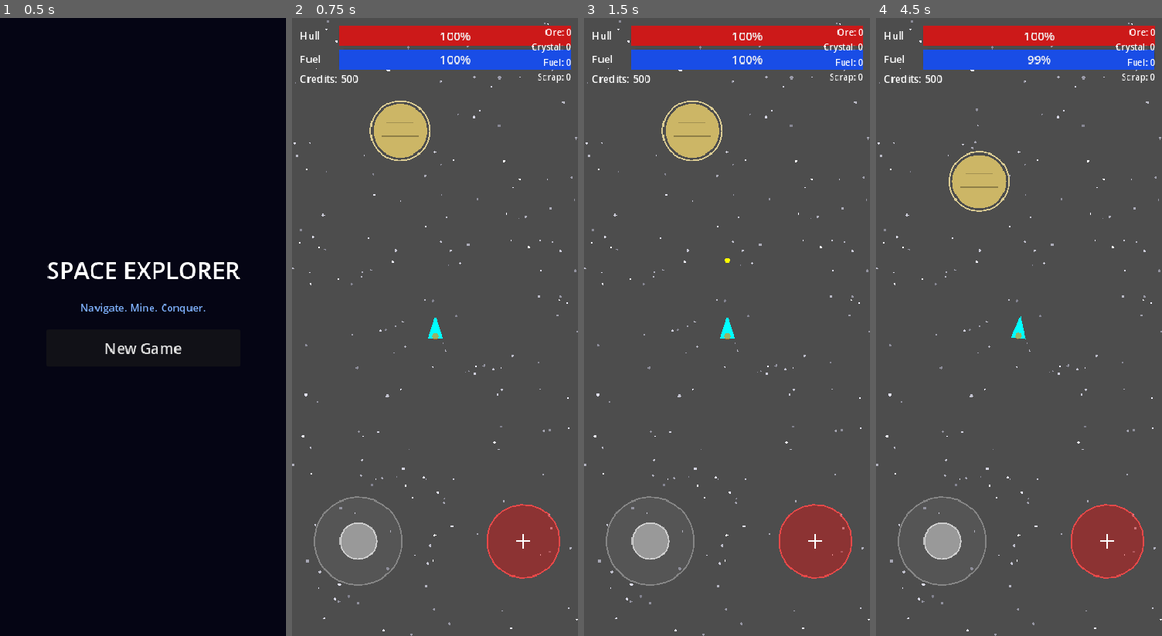
Above: before the commit, frames 1-4 (left to right).
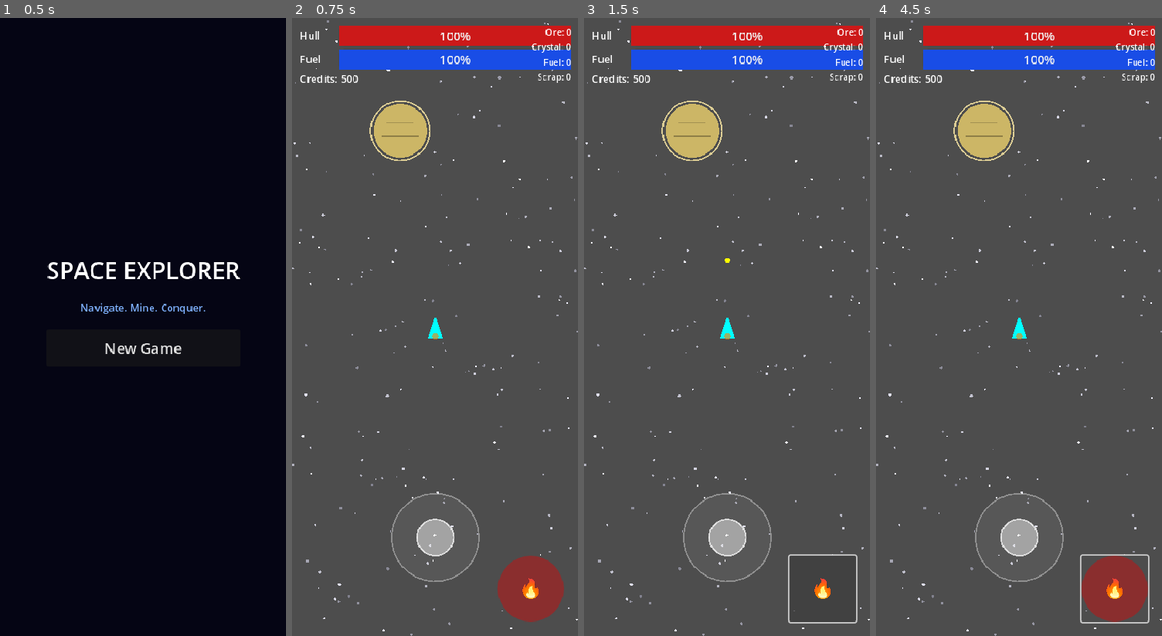
Above: after the commit, the same moments.

Repository: ichizh8/space-game-rt
Game: Godot game, scene res://scenes/main_menu.tscn
Same seed, same stepped clock (60 frames per second), same inputs: the game is played once before the commit and once after it.
Inputs (mouse positions are in pixels of both pictures, inside the frame that each line leads up to):
- Up to frame 1 (0.5 s): no input
- Up to frame 2 (0.75 s): click "New Game" at 0.5 s
- Up to frame 3 (1.5 s): click (821, 586) at 1.25 s, where only the run after the commit has a clickable "🔥"
- Up to frame 4 (4.5 s): click (1113, 586) at 2 s, where only the run after the commit has a clickable "🔥"; click (1113, 586) at 2.75 s, where only the run after the commit has a clickable "🔥"; tap Enter at 3.5 s; drag from (941, 543) to (984, 129) at 3.52 s; drag from (961, 357) to (978, 178) at 4.27 s

Frame 1 is identical in both runs. In frame 2, 5.3% of the frame differs, in the area x 7-96%, y 76-98%; in frame 3, 4.5%; in frame 4, 8.4%, in the area x 7-98%, y 5-98%.

Commit message:
v7: joystick center-bottom, fire button emoji styled, fix knob center calc

Diff:
--- a/scripts/hud.gd
+++ b/scripts/hud.gd
@@ -88,25 +88,43 @@
 	_resource_label.horizontal_alignment = HORIZONTAL_ALIGNMENT_RIGHT
 	add_child(_resource_label)
 
-	# Virtual joystick (bottom-left)
+	# Virtual joystick (center-bottom)
 	_joystick = Control.new()
 	_joystick.set_script(load("res://scripts/virtual_joystick.gd"))
-	_joystick.set_anchors_preset(Control.PRESET_BOTTOM_LEFT)
-	_joystick.offset_left = 20
-	_joystick.offset_top = -200
-	_joystick.offset_right = 160
+	_joystick.anchor_left = 0.5
+	_joystick.anchor_right = 0.5
+	_joystick.anchor_top = 1.0
+	_joystick.anchor_bottom = 1.0
+	_joystick.offset_left = -75
+	_joystick.offset_right = 75
+	_joystick.offset_top = -210
 	_joystick.offset_bottom = -60
 	add_child(_joystick)
 
-	# Fire button (bottom-right)
-	_fire_button = Control.new()
-	_fire_button.set_anchors_preset(Control.PRESET_BOTTOM_RIGHT)
-	_fire_button.offset_left = -130
-	_fire_button.offset_top = -200
-	_fire_button.offset_right = -20
-	_fire_button.offset_bottom = -60
-	_fire_button.gui_input.connect(_on_fire_input)
-	_fire_button.draw.connect(_on_fire_button_draw)
+	# Fire button (bottom-right) — styled Button
+	var fire_btn := Button.new()
+	fire_btn.text = "🔥"
+	fire_btn.add_theme_font_size_override("font_size", 32)
+	fire_btn.anchor_left = 1.0
+	fire_btn.anchor_right = 1.0
+	fire_btn.anchor_top = 1.0
+	fire_btn.anchor_bottom = 1.0
+	fire_btn.offset_left = -110
+	fire_btn.offset_right = -20
+	fire_btn.offset_top = -110
+	fire_btn.offset_bottom = -20
+	var fire_style := StyleBoxFlat.new()
+	fire_style.bg_color = Color(0.7, 0.1, 0.1, 0.6)
+	fire_style.corner_radius_top_left = 45
+	fire_style.corner_radius_top_right = 45
+	fire_style.corner_radius_bottom_left = 45
+	fire_style.corner_radius_bottom_right = 45
+	fire_btn.add_theme_stylebox_override("normal", fire_style)
+	var fire_style_pressed := fire_style.duplicate() as StyleBoxFlat
+	fire_style_pressed.bg_color = Color(1.0, 0.2, 0.2, 0.9)
+	fire_btn.add_theme_stylebox_override("pressed", fire_style_pressed)
+	fire_btn.gui_input.connect(_on_fire_input)
+	_fire_button = fire_btn
 	add_child(_fire_button)
 
 	# Action button (center bottom)
--- a/scripts/virtual_joystick.gd
+++ b/scripts/virtual_joystick.gd
@@ -5,49 +5,57 @@
 
 var _touch_index: int = -1
 var _direction: Vector2 = Vector2.ZERO
-var _knob_position: Vector2 = Vector2.ZERO
-var _center: Vector2 = Vector2.ZERO
-
-
-func _ready() -> void:
-	_center = size / 2.0
-	_knob_position = _center
+var _knob_offset: Vector2 = Vector2.ZERO
 
 
 func get_direction() -> Vector2:
 	return _direction
 
 
+func _get_center() -> Vector2:
+	return size / 2.0
+
+
+func _notification(what: int) -> void:
+	if what == NOTIFICATION_RESIZED:
+		_knob_offset = Vector2.ZERO
+		queue_redraw()
+
+
 func _gui_input(event: InputEvent) -> void:
 	if event is InputEventScreenTouch:
 		var touch := event as InputEventScreenTouch
-		if touch.pressed:
+		if touch.pressed and _touch_index == -1:
 			_touch_index = touch.index
 			_update_knob(touch.position)
-		elif touch.index == _touch_index:
+			get_viewport().set_input_as_handled()
+		elif not touch.pressed and touch.index == _touch_index:
 			_reset()
+			get_viewport().set_input_as_handled()
 	elif event is InputEventScreenDrag:
 		var drag := event as InputEventScreenDrag
 		if drag.index == _touch_index:
 			_update_knob(drag.position)
+			get_viewport().set_input_as_handled()
 	elif event is InputEventMouseButton:
 		var mb := event as InputEventMouseButton
-		if mb.pressed:
-			_touch_index = 0
-			_update_knob(mb.position)
-		else:
-			_reset()
+		if mb.button_index == MOUSE_BUTTON_LEFT:
+			if mb.pressed and _touch_index == -1:
+				_touch_index = 0
+				_update_knob(mb.position)
+			elif not mb.pressed and _touch_index == 0:
+				_reset()
 	elif event is InputEventMouseMotion:
-		var mm := event as InputEventMouseMotion
-		if _touch_index >= 0:
-			_update_knob(mm.position)
+		if _touch_index == 0:
+			_update_knob(event.position)
 
 
 func _update_knob(pos: Vector2) -> void:
-	var diff := pos - _center
+	var center := _get_center()
+	var diff := pos - center
 	if diff.length() > JOYSTICK_RADIUS:
 		diff = diff.normalized() * JOYSTICK_RADIUS
-	_knob_position = _center + diff
+	_knob_offset = diff
 	_direction = diff / JOYSTICK_RADIUS
 	queue_redraw()
 
@@ -55,14 +63,14 @@
 func _reset() -> void:
 	_touch_index = -1
 	_direction = Vector2.ZERO
-	_knob_position = _center
+	_knob_offset = Vector2.ZERO
 	queue_redraw()
 
 
 func _draw() -> void:
-	# Outer ring
-	draw_arc(_center, JOYSTICK_RADIUS, 0, TAU, 32, Color(1, 1, 1, 0.3), 2.0)
-	draw_circle(_center, JOYSTICK_RADIUS, Color(1, 1, 1, 0.05))
-	# Inner knob
-	draw_circle(_knob_position, KNOB_RADIUS, Color(1, 1, 1, 0.4))
-	draw_arc(_knob_position, KNOB_RADIUS, 0, TAU, 24, Color(1, 1, 1, 0.6), 2.0)
+	var center := _get_center()
+	var knob_pos := center + _knob_offset
+	draw_circle(center, JOYSTICK_RADIUS, Color(1, 1, 1, 0.06))
+	draw_arc(center, JOYSTICK_RADIUS, 0, TAU, 32, Color(1, 1, 1, 0.35), 2.0)
+	draw_circle(knob_pos, KNOB_RADIUS, Color(1, 1, 1, 0.45))
+	draw_arc(knob_pos, KNOB_RADIUS, 0, TAU, 24, Color(1, 1, 1, 0.7), 2.0)
Not shown, changed: web-export/index.html
Not shown, changed: web-export/index.pck
